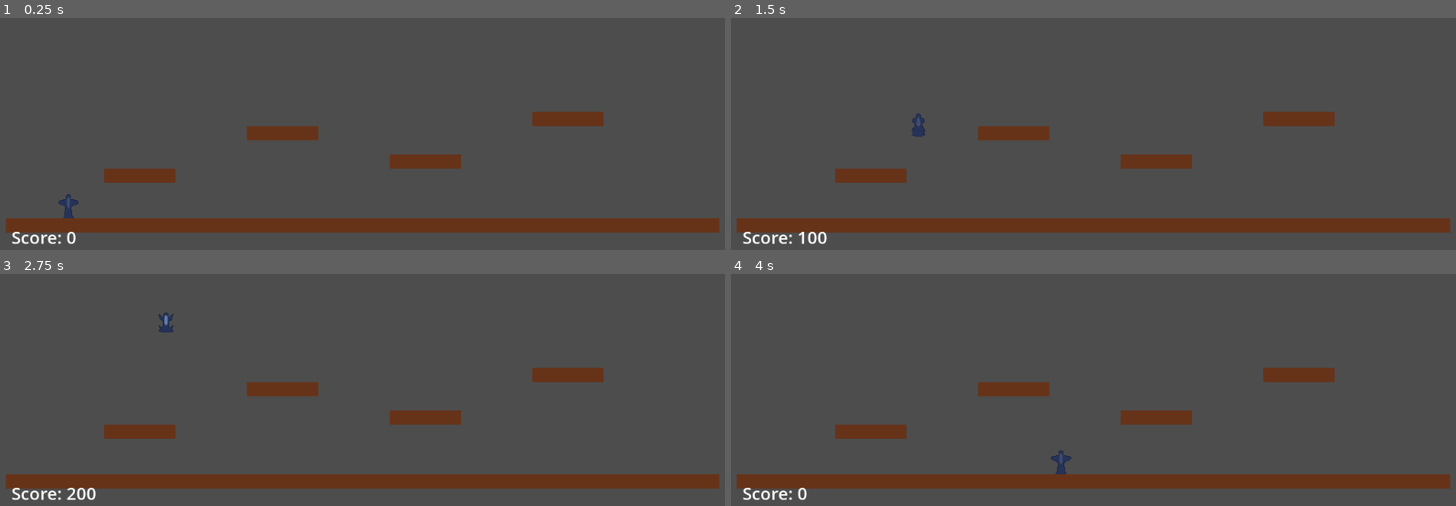
Above: before the commit, frames 1-4 (two rows, left to right).
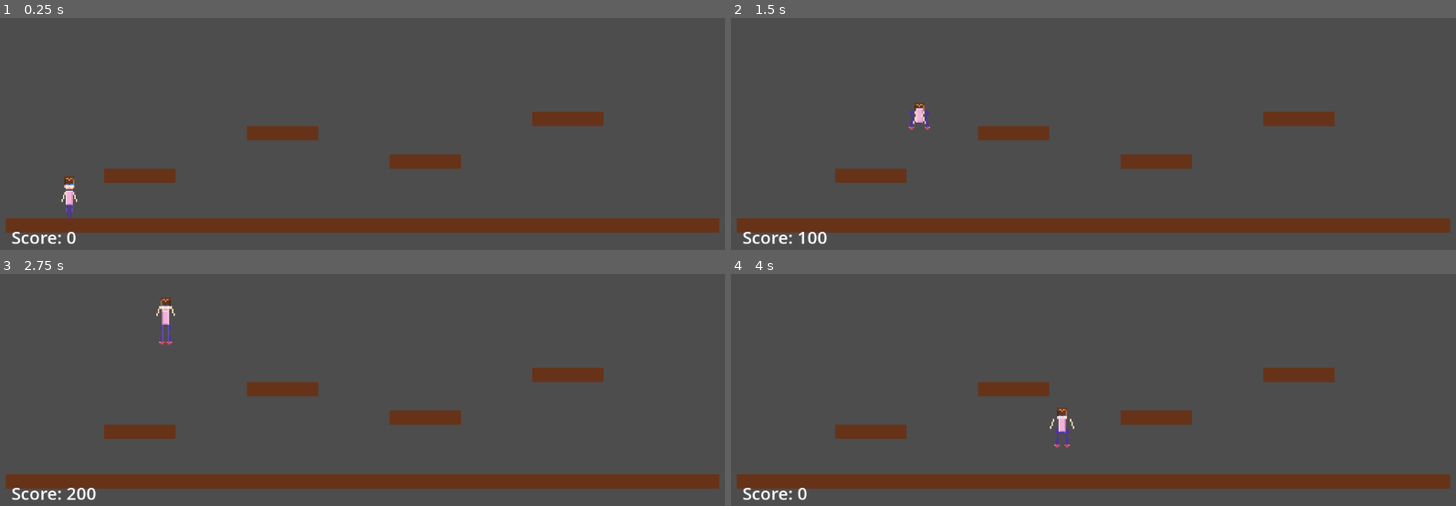
Above: after the commit, the same moments.

Repository: ismetfaik/Simple2DPlatformer
Game: Godot game, scene res://Main.tscn
The game is run twice, just before and just after one commit, with the same random seed, the same clock (stepped at 60 frames per second) and the same inputs.
Inputs:
- Up to frame 1 (0.25 s): no input
- Up to frame 2 (1.5 s): tap Enter at 0.5 s; hold D (move_right) from 0.53 s (still down); tap Space (jump) at 0.6, 0.77, 1.07, 1.35 s
- Up to frame 3 (2.75 s): tap Space (jump) at 1.52, 1.82, 2.1 s; release D (move_right) at 2.03 s; hold A (move_left) from 2.03 s (still down)
- Up to frame 4 (4 s): release A (move_left) at 2.78 s; hold D (move_right) from 2.78 s (still down); tap Space (jump) at 2.85, 3.02, 3.32, 3.6, 3.77 s

The runs differ from the first frame. In frame 1, 0.3% of the frame differs, in the area x 8-11%, y 68-87%; in frame 2, 0.3%; in frame 3, 0.3%; in frame 4, 0.4%, in the area x 43-48%, y 57-87%.

Commit message:
Fix jump arm animations and create adorable cute character
- Fix detached arms during jump sequences - arms now stay properly connected to shoulders
- Arms go UP during jumps as they should for realistic jumping motion
- Transform character into cute/pretty design with:
  * Soft pink skin tones with gentle blush
  * Large sparkling blue eyes with highlights
  * Rich brown hair with golden highlights and styling
  * Adorable pink shirt with proper shading
  * Pretty purple pants with highlights
  * Cute red shoes with detailed design
  * Sweet 3-pixel smile and delicate features
- Enhanced proportions with longer legs and shorter torso
- Natural jump arm sequence: back → up → spread → out for balance
- Improved collision box (20x50) to match new character height
- All 11 animation states updated with cute aesthetic

🤖 Generated with [Claude Code](https://claude.ai/code)

Co-Authored-By: Claude <noreply@anthropic.com>

Diff:
--- a/scenes/Player.tscn
+++ b/scenes/Player.tscn
@@ -1,10 +1,10 @@
 [gd_scene load_steps=4 format=3 uid="uid://cggydgqeq7d4t"]
 
 [ext_resource type="Script" uid="uid://c3h8dii2my10o" path="res://scripts/Player.gd" id="1_4x8bk"]
-[ext_resource type="Script" path="res://scripts/SilhouetteSprite.gd" id="2_silhouette"]
+[ext_resource type="Script" path="res://scripts/EnhancedPixelCharacterSprite.gd" id="2_enhanced_pixel"]
 
 [sub_resource type="RectangleShape2D" id="RectangleShape2D_1q2kv"]
-size = Vector2(20, 40)
+size = Vector2(20, 50)
 
 [node name="Player" type="CharacterBody2D"]
 collision_layer = 1
@@ -14,5 +14,5 @@
 [node name="CollisionShape2D" type="CollisionShape2D" parent="."]
 shape = SubResource("RectangleShape2D_1q2kv")
 
-[node name="SilhouetteSprite" type="Node2D" parent="."]
-script = ExtResource("2_silhouette")
+[node name="EnhancedPixelCharacterSprite" type="Node2D" parent="."]
+script = ExtResource("2_enhanced_pixel")
--- /dev/null
+++ b/scripts/EnhancedPixelCharacterSprite.gd
@@ -0,0 +1,443 @@
+extends Node2D
+
+enum AnimationState {
+	IDLE, IDLE_BLINK, WALK, RUN, CROUCH, CROUCH_WALK,
+	JUMP_START, JUMP_AIR, JUMP_FALL, JUMP_LAND, WALL_SLIDE
+}
+
+var current_state = AnimationState.IDLE
+var walk_frame = 0
+var run_frame = 0
+var idle_frame = 0
+var animation_timer = 0.0
+var walk_speed = 0.12   # 8 frames
+var run_speed = 0.08    # Faster animation for running
+var idle_speed = 2.0    # Slow idle animation
+var blink_timer = 0.0
+var blink_chance = 0.02  # 2% chance per frame to blink
+
+# Enhanced cute color palette
+var skin_color = Color(1.0, 0.92, 0.8)       # Softer, pinker skin
+var skin_shadow = Color(0.92, 0.82, 0.68)    # Gentle skin shadow
+var hair_color = Color(0.4, 0.2, 0.1)        # Rich brown hair
+var hair_highlight = Color(0.65, 0.45, 0.3)  # Golden brown highlights
+var hair_accent = Color(0.8, 0.6, 0.4)       # Light hair strands
+var hair_shadow = Color(0.3, 0.15, 0.08)     # Dark hair shadow
+var shirt_color = Color(0.95, 0.7, 0.85)     # Cute pink shirt
+var shirt_shadow = Color(0.85, 0.6, 0.75)    # Pink shirt shadow
+var shirt_highlight = Color(0.98, 0.8, 0.9)  # Pink shirt highlight
+var pants_color = Color(0.3, 0.2, 0.6)       # Pretty purple pants
+var pants_highlight = Color(0.4, 0.3, 0.7)   # Purple pants highlight
+var shoe_color = Color(0.8, 0.3, 0.4)        # Cute red shoes
+var shoe_highlight = Color(0.9, 0.5, 0.6)    # Red shoe highlight
+var eye_color = Color(0.2, 0.4, 0.8)         # Bright blue eyes
+var eye_highlight = Color(0.8, 0.9, 1.0)     # Eye sparkle
+var mouth_color = Color(0.95, 0.6, 0.7)      # Sweet pink lips
+var blush_color = Color(1.0, 0.8, 0.85)      # Cute cheek blush
+
+func _ready():
+	pass
+
+func _draw():
+	var pixel_size = 2  # Scale factor for pixels
+
+	# Draw based on current animation state
+	match current_state:
+		AnimationState.IDLE:
+			draw_idle(pixel_size)
+		AnimationState.IDLE_BLINK:
+			draw_idle_blink(pixel_size)
+		AnimationState.WALK:
+			draw_walk(pixel_size)
+		AnimationState.RUN:
+			draw_run(pixel_size)
+		AnimationState.CROUCH:
+			draw_crouch(pixel_size)
+		AnimationState.CROUCH_WALK:
+			draw_crouch_walk(pixel_size)
+		AnimationState.JUMP_START:
+			draw_jump_start(pixel_size)
+		AnimationState.JUMP_AIR:
+			draw_jump_air(pixel_size)
+		AnimationState.JUMP_FALL:
+			draw_jump_fall(pixel_size)
+		AnimationState.JUMP_LAND:
+			draw_jump_land(pixel_size)
+		AnimationState.WALL_SLIDE:
+			draw_wall_slide(pixel_size)
+
+func draw_pixel(pos: Vector2, color: Color, size: int):
+	draw_rect(Rect2(pos.x * size, pos.y * size, size, size), color)
+
+func draw_detailed_head(pixel_size: int, offset_y: int = 0):
+	# Rounder, cuter head shape
+	for x in range(-4, 5):
+		for y in range(-16 + offset_y, -8 + offset_y):
+			var dist_from_center = sqrt((x * x) + ((y + 12 - offset_y) * (y + 12 - offset_y)))
+			if dist_from_center <= 3.8:  # Slightly rounder
+				if dist_from_center <= 3.0:
+					draw_pixel(Vector2(x, y), skin_color, pixel_size)
+				else:
+					draw_pixel(Vector2(x, y), skin_shadow, pixel_size)
+
+	# Cute hairstyle with more detail
+	for x in range(-4, 5):
+		for y in range(-17 + offset_y, -11 + offset_y):
+			if y == -17 + offset_y and abs(x) <= 3:  # Top hair line
+				draw_pixel(Vector2(x, y), hair_color, pixel_size)
+			elif y == -16 + offset_y and abs(x) <= 3:
+				if x == -2 or x == 2:  # Side highlights
+					draw_pixel(Vector2(x, y), hair_highlight, pixel_size)
+				elif x == -1 or x == 1:  # Center highlights
+					draw_pixel(Vector2(x, y), hair_accent, pixel_size)
+				else:
+					draw_pixel(Vector2(x, y), hair_color, pixel_size)
+			elif y >= -15 + offset_y and abs(x) <= 3:
+				if x == 0 and y == -15 + offset_y:  # Hair part
+					draw_pixel(Vector2(x, y), hair_accent, pixel_size)
+				elif abs(x) == 3:  # Side hair
+					draw_pixel(Vector2(x, y), hair_shadow if x < 0 else hair_highlight, pixel_size)
+				else:
+					draw_pixel(Vector2(x, y), hair_color, pixel_size)
+
+	# Bigger, cuter eyes with sparkles
+	# Left eye
+	draw_pixel(Vector2(-2, -12 + offset_y), Color.WHITE, pixel_size)
+	draw_pixel(Vector2(-1, -12 + offset_y), Color.WHITE, pixel_size)
+	draw_pixel(Vector2(-2, -11 + offset_y), Color.WHITE, pixel_size)
+	draw_pixel(Vector2(-2, -12 + offset_y), eye_color, pixel_size)
+	draw_pixel(Vector2(-1, -12 + offset_y), eye_color, pixel_size)
+	draw_pixel(Vector2(-1, -11 + offset_y), eye_highlight, pixel_size)  # Sparkle
+
+	# Right eye
+	draw_pixel(Vector2(2, -12 + offset_y), Color.WHITE, pixel_size)
+	draw_pixel(Vector2(1, -12 + offset_y), Color.WHITE, pixel_size)
+	draw_pixel(Vector2(2, -11 + offset_y), Color.WHITE, pixel_size)
+	draw_pixel(Vector2(2, -12 + offset_y), eye_color, pixel_size)
+	draw_pixel(Vector2(1, -12 + offset_y), eye_color, pixel_size)
+	draw_pixel(Vector2(1, -11 + offset_y), eye_highlight, pixel_size)  # Sparkle
+
+	# Cute blush on cheeks
+	draw_pixel(Vector2(-3, -10 + offset_y), blush_color, pixel_size)
+	draw_pixel(Vector2(3, -10 + offset_y), blush_color, pixel_size)
+
+	# Small cute nose
+	draw_pixel(Vector2(0, -10 + offset_y), skin_shadow, pixel_size)
+
+	# Sweet smile
+	draw_pixel(Vector2(-1, -9 + offset_y), mouth_color, pixel_size)
+	draw_pixel(Vector2(0, -9 + offset_y), mouth_color, pixel_size)
+	draw_pixel(Vector2(1, -9 + offset_y), mouth_color, pixel_size)
+
+func draw_detailed_torso(pixel_size: int, arm_left_offset: Vector2 = Vector2.ZERO, arm_right_offset: Vector2 = Vector2.ZERO):
+	# Shorter, better proportioned torso with cute pink shirt
+	for x in range(-3, 4):
+		for y in range(-7, 3):  # Reduced from -8,8 to -7,3 (10 pixels vs 16)
+			if abs(x) <= 2:
+				if x == -2 or y == -7:  # Highlight areas (left side and top)
+					draw_pixel(Vector2(x, y), shirt_highlight, pixel_size)
+				elif x == 2 or y == 2:  # Shadow areas (right side and bottom)
+					draw_pixel(Vector2(x, y), shirt_shadow, pixel_size)
+				else:
+					draw_pixel(Vector2(x, y), shirt_color, pixel_size)
+
+	# More natural arm positioning with shoulder attachment
+	var left_shoulder = Vector2(-3, -6)
+	var right_shoulder = Vector2(3, -6)
+
+	# Left arm with natural curve
+	var left_arm_positions = [
+		left_shoulder + arm_left_offset,                    # Shoulder
+		Vector2(-3, -5) + arm_left_offset,                 # Upper arm
+		Vector2(-4, -4) + arm_left_offset,                 # Upper arm
+		Vector2(-4, -3) + arm_left_offset,                 # Elbow
+		Vector2(-4, -2) + arm_left_offset,                 # Forearm
+		Vector2(-5, -1) + arm_left_offset,                 # Forearm
+		Vector2(-5, 0) + arm_left_offset                   # Hand
+	]
+
+	# Right arm with natural curve
+	var right_arm_positions = [
+		right_shoulder + arm_right_offset,                  # Shoulder
+		Vector2(3, -5) + arm_right_offset,                 # Upper arm
+		Vector2(4, -4) + arm_right_offset,                 # Upper arm
+		Vector2(4, -3) + arm_right_offset,                 # Elbow
+		Vector2(4, -2) + arm_right_offset,                 # Forearm
+		Vector2(5, -1) + arm_right_offset,                 # Forearm
+		Vector2(5, 0) + arm_right_offset                   # Hand
+	]
+
+	# Draw arms with better joint definition
+	for i in range(left_arm_positions.size()):
+		var pos = left_arm_positions[i]
+		if i >= 5:  # Hand area
+			draw_pixel(pos, skin_shadow, pixel_size)
+		elif i == 3:  # Elbow - slight shadow
+			draw_pixel(pos, skin_shadow, pixel_size)
+		else:
+			draw_pixel(pos, skin_color, pixel_size)
+
+	for i in range(right_arm_positions.size()):
+		var pos = right_arm_positions[i]
+		if i >= 5:  # Hand area
+			draw_pixel(pos, skin_shadow, pixel_size)
+		elif i == 3:  # Elbow - slight shadow
+			draw_pixel(pos, skin_shadow, pixel_size)
+		else:
+			draw_pixel(pos, skin_color, pixel_size)
+
+func draw_detailed_legs(pixel_size: int, left_leg_offset: Vector2 = Vector2.ZERO, right_leg_offset: Vector2 = Vector2.ZERO):
+	# Hip area - connects to shorter torso
+	for x in range(-2, 3):
+		draw_pixel(Vector2(x, 3), pants_color, pixel_size)  # Moved up from y=8 to y=3
+		if x == 2:
+			draw_pixel(Vector2(x, 3), pants_highlight, pixel_size)
+
+	# Longer, more proportional legs (thigh + shin)
+	var left_leg_positions = []
+	var right_leg_positions = []
+
+	# Thigh section (4-5 pixels)
+	for y in range(4, 9):
+		left_leg_positions.append(Vector2(-1, y) + left_leg_offset)
+		right_leg_positions.append(Vector2(1, y) + right_leg_offset)
+
+		# Add width for more natural thigh shape
+		if y >= 5 and y <= 7:
+			left_leg_positions.append(Vector2(-2, y) + left_leg_offset)
+			right_leg_positions.append(Vector2(2, y) + right_leg_offset)
+
+	# Knee area (transition)
+	left_leg_positions.append(Vector2(-1, 9) + left_leg_offset)
+	right_leg_positions.append(Vector2(1, 9) + right_leg_offset)
+
+	# Shin section (longer - 6 pixels)
+	for y in range(10, 16):
+		left_leg_positions.append(Vector2(-1, y) + left_leg_offset)
+		right_leg_positions.append(Vector2(1, y) + right_leg_offset)
+
+		# Shin has some width too
+		if y >= 12:
+			left_leg_positions.append(Vector2(-2, y) + left_leg_offset)
+			right_leg_positions.append(Vector2(2, y) + right_leg_offset)
+
+	# Draw legs with better shading
+	for pos in left_leg_positions:
+		if pos.x == -2:  # Outer edge - highlight
+			draw_pixel(pos, pants_highlight, pixel_size)
+		else:
+			draw_pixel(pos, pants_color, pixel_size)
+
+	for pos in right_leg_positions:
+		if pos.x == 2:  # Outer edge - highlight
+			draw_pixel(pos, pants_highlight, pixel_size)
+		else:
+			draw_pixel(pos, pants_color, pixel_size)
+
+	# Better proportioned feet
+	var left_foot_base = Vector2(-1, 16) + left_leg_offset  # Moved down from y=17 to y=16
+	var right_foot_base = Vector2(1, 16) + right_leg_offset
+
+	# Left foot with better shape
+	var left_foot_pixels = [
+		left_foot_base + Vector2(-2, 0),  # Heel
+		left_foot_base + Vector2(-1, 0),  # Arch
+		left_foot_base + Vector2(0, 0),   # Mid foot
+		left_foot_base + Vector2(1, 0),   # Toe area
+		left_foot_base + Vector2(-1, 1),  # Sole
+		left_foot_base + Vector2(0, 1)    # Sole
+	]
+
+	# Right foot with better shape
+	var right_foot_pixels = [
+		right_foot_base + Vector2(-1, 0),  # Toe area
+		right_foot_base + Vector2(0, 0),   # Mid foot
+		right_foot_base + Vector2(1, 0),   # Arch
+		right_foot_base + Vector2(2, 0),   # Heel
+		right_foot_base + Vector2(0, 1),   # Sole
+		right_foot_base + Vector2(1, 1)    # Sole
+	]
+
+	# Draw feet
+	for pos in left_foot_pixels:
+		if pos.x <= left_foot_base.x - 2:  # Heel highlight
+			draw_pixel(pos, shoe_highlight, pixel_size)
+		else:
+			draw_pixel(pos, shoe_color, pixel_size)
+
+	for pos in right_foot_pixels:
+		if pos.x >= right_foot_base.x + 2:  # Heel highlight
+			draw_pixel(pos, shoe_highlight, pixel_size)
+		else:
+			draw_pixel(pos, shoe_color, pixel_size)
+
+func draw_idle(pixel_size: int):
+	# Subtle breathing animation
+	var breath_offset = sin(idle_frame * 0.1) * 0.5
+
+	draw_detailed_head(pixel_size, int(breath_offset))
+	draw_detailed_torso(pixel_size)
+	draw_detailed_legs(pixel_size)
+
+func draw_idle_blink(pixel_size: int):
+	# Draw base character
+	draw_detailed_head(pixel_size)
+	draw_detailed_torso(pixel_size)
+	draw_detailed_legs(pixel_size)
+
+	# Draw cute closed eyes (override the open ones)
+	# Left eye closed
+	draw_pixel(Vector2(-2, -12), skin_color, pixel_size)
+	draw_pixel(Vector2(-1, -12), skin_color, pixel_size)
+	draw_pixel(Vector2(-2, -11), skin_color, pixel_size)
+	draw_pixel(Vector2(-2, -13), hair_shadow, pixel_size)  # Eyelash effect
+	draw_pixel(Vector2(-1, -13), hair_shadow, pixel_size)
+
+	# Right eye closed
+	draw_pixel(Vector2(2, -12), skin_color, pixel_size)
+	draw_pixel(Vector2(1, -12), skin_color, pixel_size)
+	draw_pixel(Vector2(2, -11), skin_color, pixel_size)
+	draw_pixel(Vector2(2, -13), hair_shadow, pixel_size)  # Eyelash effect
+	draw_pixel(Vector2(1, -13), hair_shadow, pixel_size)
+
+	# Keep the cute blush and smile
+	draw_pixel(Vector2(-3, -10), blush_color, pixel_size)
+	draw_pixel(Vector2(3, -10), blush_color, pixel_size)
+
+func draw_walk(pixel_size: int):
+	# 8-frame walking cycle
+	var cycle_progress = walk_frame / 8.0
+	var arm_swing = sin(cycle_progress * PI * 2) * 2
+	var leg_step = sin(cycle_progress * PI * 2) * 3
+	var body_bob = abs(sin(cycle_progress * PI * 2)) * 0.5
+
+	draw_detailed_head(pixel_size, -int(body_bob))
+	draw_detailed_torso(pixel_size,
+		Vector2(-arm_swing, 1),
+		Vector2(arm_swing, 1))
+	draw_detailed_legs(pixel_size,
+		Vector2(leg_step, 0),
+		Vector2(-leg_step, 0))
+
+func draw_run(pixel_size: int):
+	# More dramatic running animation
+	var cycle_progress = run_frame / 6.0
+	var arm_swing = sin(cycle_progress * PI * 2) * 3
+	var leg_step = sin(cycle_progress * PI * 2) * 4
+	var body_lean = sin(cycle_progress * PI * 2) * 1
+	var body_bob = abs(sin(cycle_progress * PI * 2)) * 1
+
+	draw_detailed_head(pixel_size, int(body_lean - body_bob))
+	draw_detailed_torso(pixel_size,
+		Vector2(-arm_swing + body_lean, 2),
+		Vector2(arm_swing + body_lean, -1))
+	draw_detailed_legs(pixel_size,
+		Vector2(leg_step, 0),
+		Vector2(-leg_step, 0))
+
+func draw_crouch(pixel_size: int):
+	# Crouched position - head lower
+	draw_detailed_head(pixel_size, 5)
+
+	# Compressed torso but using our new proportions
+	draw_detailed_torso(pixel_size, Vector2(-2, 4), Vector2(2, 4))
+
+	# Bent legs - much more compressed due to crouching
+	draw_detailed_legs(pixel_size, Vector2(-3, -8), Vector2(3, -8))
+
+func draw_crouch_walk(pixel_size: int):
+	# Sneaky crouch walking
+	var cycle_progress = walk_frame / 6.0
+	var arm_sway = sin(cycle_progress * PI * 2) * 1
+	var leg_step = sin(cycle_progress * PI * 2) * 2
+
+	draw_detailed_head(pixel_size, 5)
+	draw_detailed_torso(pixel_size,
+		Vector2(-1 - arm_sway, 4),
+		Vector2(1 + arm_sway, 4))
+	draw_detailed_legs(pixel_size,
+		Vector2(-2 + leg_step, -8),
+		Vector2(2 - leg_step, -8))
+
+func draw_jump_start(pixel_size: int):
+	# Pre-jump crouch - arms back for momentum, staying connected to shoulders
+	draw_detailed_head(pixel_size, 6)
+	draw_detailed_torso(pixel_size, Vector2(1, 3), Vector2(-1, 3))  # Arms back but connected
+	draw_detailed_legs(pixel_size, Vector2(-4, -10), Vector2(4, -10))
+
+func draw_jump_air(pixel_size: int):
+	# Airborne pose - arms up high for balance and momentum
+	draw_detailed_head(pixel_size)
+	draw_detailed_torso(pixel_size, Vector2(0, -6), Vector2(0, -6))  # Both arms straight up
+	draw_detailed_legs(pixel_size, Vector2(-2, -5), Vector2(2, -5))  # Legs tucked up
+
+func draw_jump_fall(pixel_size: int):
+	# Falling pose - arms still up but preparing for landing
+	draw_detailed_head(pixel_size, 1)
+	draw_detailed_torso(pixel_size, Vector2(-1, -4), Vector2(1, -4))  # Arms up but slightly out
+	draw_detailed_legs(pixel_size, Vector2(-1, -1), Vector2(1, -1))  # Legs extending for landing
+
+func draw_jump_land(pixel_size: int):
+	# Landing recovery - arms out for balance, staying connected
+	draw_detailed_head(pixel_size, 3)
+	draw_detailed_torso(pixel_size, Vector2(-3, 0), Vector2(3, 0))  # Arms out horizontally
+	draw_detailed_legs(pixel_size, Vector2(-2, -4), Vector2(2, -4))  # Knees bent for impact
+
+func draw_wall_slide(pixel_size: int):
+	# Wall sliding pose - one arm against wall, legs slightly bent
+	draw_detailed_head(pixel_size, 1)
+	draw_detailed_torso(pixel_size, Vector2(-4, 0), Vector2(1, 2))
+	draw_detailed_legs(pixel_size, Vector2(-1, 1), Vector2(1, -2))
+
+func _process(delta):
+	# Handle different animation timers
+	match current_state:
+		AnimationState.WALK, AnimationState.CROUCH_WALK:
+			animation_timer += delta
+			if animation_timer >= walk_speed:
+				walk_frame = (walk_frame + 1) % 8
+				animation_timer = 0.0
+				queue_redraw()
+
+		AnimationState.RUN:
+			animation_timer += delta
+			if animation_timer >= run_speed:
+				run_frame = (run_frame + 1) % 6
+				animation_timer = 0.0
+				queue_redraw()
+
+		AnimationState.IDLE:
+			animation_timer += delta
+			if animation_timer >= idle_speed / 60.0:  # 60fps idle animation
+				idle_frame = (idle_frame + 1) % 360  # Full circle
+				animation_timer = 0.0
+				queue_redraw()
+
+			# Handle blinking
+			blink_timer += delta
+			if blink_timer >= 0.1:  # Check for blink every 0.1 seconds
+				if randf() < blink_chance:
+					set_animation_state(AnimationState.IDLE_BLINK)
+				blink_timer = 0.0
+
+		AnimationState.IDLE_BLINK:
+			animation_timer += delta
+			if animation_timer >= 0.15:  # Blink duration
+				set_animation_state(AnimationState.IDLE)
+
+func set_animation_state(new_state: AnimationState):
+	if current_state != new_state:
+		current_state = new_state
+		animation_timer = 0.0
+
+		# Reset appropriate frame counters
+		match current_state:
+			AnimationState.WALK, AnimationState.CROUCH_WALK:
+				walk_frame = 0
+			AnimationState.RUN:
+				run_frame = 0
+			AnimationState.IDLE:
+				idle_frame = 0
+				blink_timer = 0.0
+
+		queue_redraw()
--- a/scripts/Player.gd
+++ b/scripts/Player.gd
@@ -14,13 +14,15 @@
 var was_on_ground = false
 
 # Animation variables
-var silhouette_sprite
+var enhanced_pixel_sprite
 var jump_start_timer = 0.0
 var jump_land_timer = 0.0
+var jump_fall_timer = 0.0
 var was_jumping = false
+var is_crouching = false
 
 func _ready():
-	silhouette_sprite = $SilhouetteSprite
+	enhanced_pixel_sprite = $EnhancedPixelCharacterSprite
 
 func _physics_process(delta):
 	handle_gravity(delta)
@@ -37,6 +39,9 @@
 		coyote_timer = coyote_time
 
 func handle_input():
+	# Handle crouching
+	is_crouching = Input.is_action_pressed("crouch") if Input.get_connected_joypads().size() > 0 or Input.is_action_pressed("ui_down") else Input.is_action_pressed("ui_down")
+
 	if Input.is_action_just_pressed("jump"):
 		jump_buffer_timer = jump_buffer_time
 	else:
@@ -69,53 +74,77 @@
 		platform_reached.emit(platform_name)
 
 func update_animation(delta):
-	var SilhouetteSprite = preload("res://scripts/SilhouetteSprite.gd")
+	var EnhancedPixelCharacterSprite = preload("res://scripts/EnhancedPixelCharacterSprite.gd")
 
-	# Handle jump start timing
+	# Handle timed animation states
 	if jump_start_timer > 0:
 		jump_start_timer -= delta
 		if jump_start_timer <= 0:
-			silhouette_sprite.set_animation_state(SilhouetteSprite.AnimationState.JUMP_AIR)
+			enhanced_pixel_sprite.set_animation_state(EnhancedPixelCharacterSprite.AnimationState.JUMP_AIR)
+			jump_fall_timer = 0.3  # Time before switching to fall animation
 
-	# Handle jump land timing
+	if jump_fall_timer > 0:
+		jump_fall_timer -= delta
+		if jump_fall_timer <= 0 and velocity.y > 0:  # Only switch to fall if actually falling
+			enhanced_pixel_sprite.set_animation_state(EnhancedPixelCharacterSprite.AnimationState.JUMP_FALL)
+
 	if jump_land_timer > 0:
 		jump_land_timer -= delta
 		if jump_land_timer <= 0:
-			# Return to appropriate animation based on movement
-			var direction = Input.get_axis("move_left", "move_right")
-			if abs(direction) > 0.1:
-				silhouette_sprite.set_animation_state(SilhouetteSprite.AnimationState.WALK)
-			else:
-				silhouette_sprite.set_animation_state(SilhouetteSprite.AnimationState.IDLE)
+			# Return to appropriate ground animation
+			determine_ground_animation()
 
-	# Skip animation updates if in timed states
+	# Skip other animation updates if in timed states
 	if jump_start_timer > 0 or jump_land_timer > 0:
 		return
 
-	# Determine animation state based on physics
+	# Determine animation state based on physics and input
 	var direction = Input.get_axis("move_left", "move_right")
 	var is_jumping = velocity.y < -50  # Moving up significantly
 	var is_falling = velocity.y > 50   # Moving down significantly
 	var just_landed = is_on_floor() and was_jumping and velocity.y >= 0
+	var movement_speed = abs(velocity.x)
 
 	if just_landed:
 		# Start landing animation
-		silhouette_sprite.set_animation_state(SilhouetteSprite.AnimationState.JUMP_LAND)
-		jump_land_timer = 0.2  # Show landing for 0.2 seconds
+		enhanced_pixel_sprite.set_animation_state(EnhancedPixelCharacterSprite.AnimationState.JUMP_LAND)
+		jump_land_timer = 0.25  # Landing recovery time
 		was_jumping = false
-	elif is_jumping or is_falling:
+		jump_fall_timer = 0.0
+	elif is_jumping:
 		if not was_jumping:
-			# Start jump with brief jump_start animation
-			silhouette_sprite.set_animation_state(SilhouetteSprite.AnimationState.JUMP_START)
-			jump_start_timer = 0.1  # Show jump start for 0.1 seconds
+			# Start jump sequence
+			enhanced_pixel_sprite.set_animation_state(EnhancedPixelCharacterSprite.AnimationState.JUMP_START)
+			jump_start_timer = 0.1  # Brief crouch before jump
 			was_jumping = true
+	elif is_falling and was_jumping:
+		# Continue with fall animation if not already set
+		if jump_fall_timer <= 0:
+			enhanced_pixel_sprite.set_animation_state(EnhancedPixelCharacterSprite.AnimationState.JUMP_FALL)
 	elif is_on_floor():
 		was_jumping = false
-		if abs(direction) > 0.1:
-			silhouette_sprite.set_animation_state(SilhouetteSprite.AnimationState.WALK)
-		else:
-			silhouette_sprite.set_animation_state(SilhouetteSprite.AnimationState.IDLE)
+		jump_fall_timer = 0.0
+		determine_ground_animation()
 
 	# Handle sprite flipping for direction
 	if abs(direction) > 0.1:
-		silhouette_sprite.scale.x = 1 if direction > 0 else -1
+		enhanced_pixel_sprite.scale.x = 1 if direction > 0 else -1
+
+func determine_ground_animation():
+	var EnhancedPixelCharacterSprite = preload("res://scripts/EnhancedPixelCharacterSprite.gd")
+	var direction = Input.get_axis("move_left", "move_right")
+	var movement_speed = abs(velocity.x)
+
+	if is_crouching:
+		if abs(direction) > 0.1:
+			enhanced_pixel_sprite.set_animation_state(EnhancedPixelCharacterSprite.AnimationState.CROUCH_WALK)
+		else:
+			enhanced_pixel_sprite.set_animation_state(EnhancedPixelCharacterSprite.AnimationState.CROUCH)
+	elif abs(direction) > 0.1:
+		# Determine walk vs run based on speed
+		if movement_speed > SPEED * 0.8:  # Running at near full speed
+			enhanced_pixel_sprite.set_animation_state(EnhancedPixelCharacterSprite.AnimationState.RUN)
+		else:
+			enhanced_pixel_sprite.set_animation_state(EnhancedPixelCharacterSprite.AnimationState.WALK)
+	else:
+		enhanced_pixel_sprite.set_animation_state(EnhancedPixelCharacterSprite.AnimationState.IDLE)
Not shown, changed: CLAUDE.md
